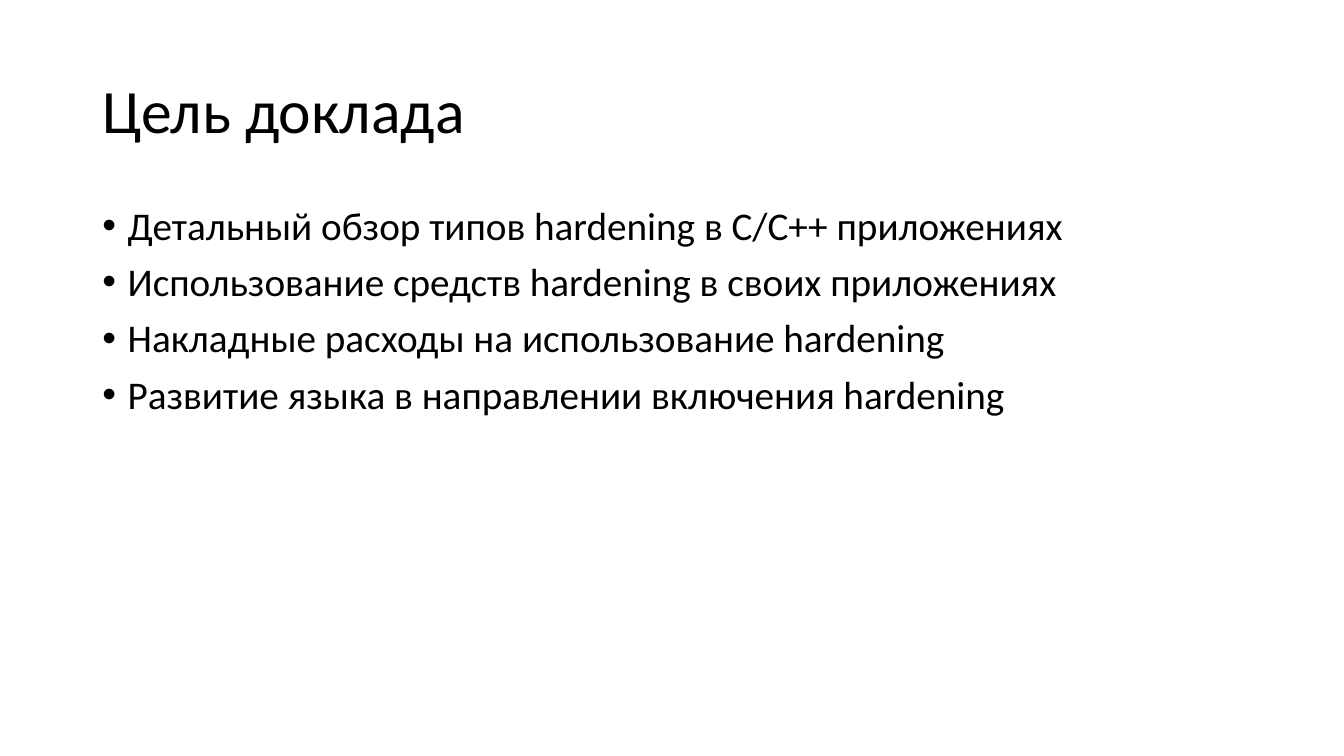
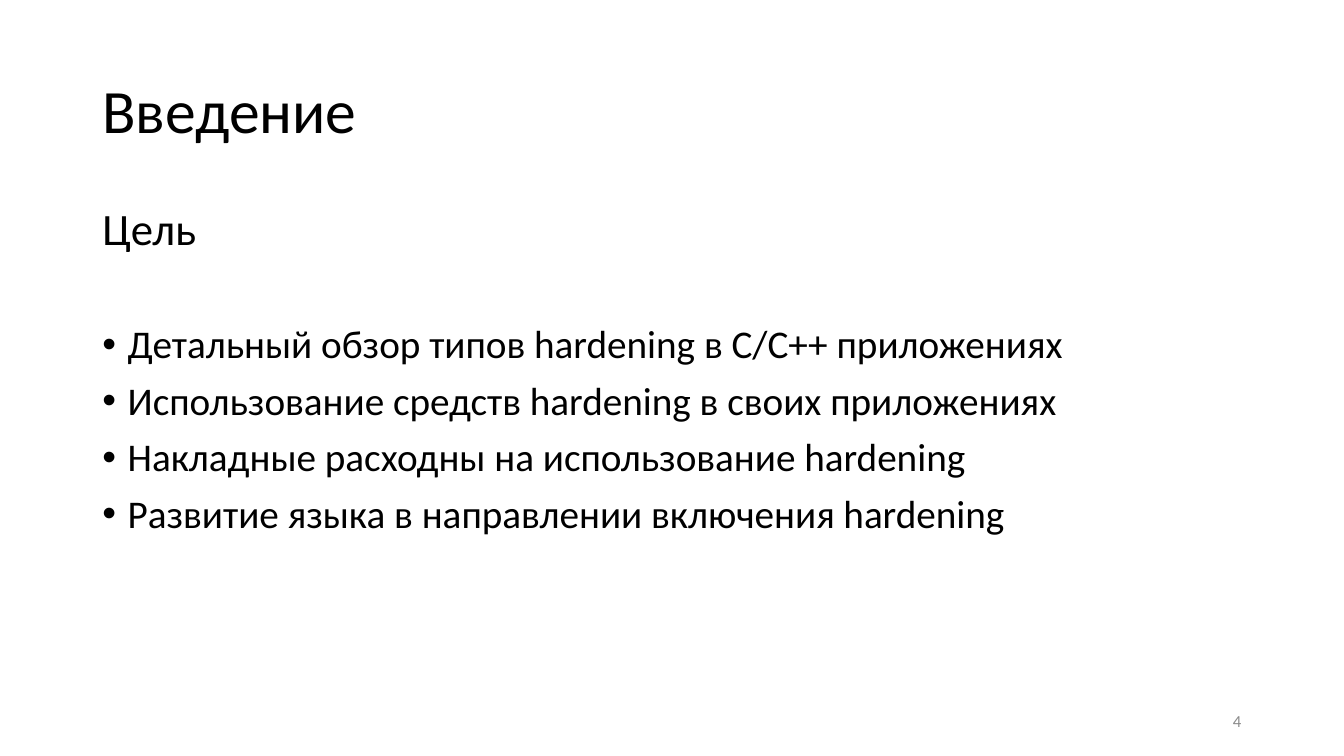
Before and after one commit to yugr/slides, a slide deck: slide 4 of CppZeroCost/2025/Rusyaev/hardening_v1.pptx. Drawn at 1344x756 pixels with LibreOffice and Linux fonts; fonts in the diff are those of the drawing. Boxes give left, top, right and bottom in pixels: in the first picture for what was removed or moved away, otherwise in the second. Text is boxed around its words. In the diff, an @@ line names an element or a change of style, - is before the commit and + after.

```diff
--- a/CppZeroCost/2025/Rusyaev/hardening_v1.pptx
+++ b/CppZeroCost/2025/Rusyaev/hardening_v1.pptx
@@ title at (102, 93, 356, 143): text changed @@
-Цель доклада
+Введение
@@ text at (102, 216, 196, 252): paragraph added @@
+Цель
@@ text at (128, 443, 965, 478): text changed @@
-• Накладные расходы на использование hardening
+• Накладные расходны на использование hardening
@@ page number added at (1233, 716, 1241, 727), 12 pt, text #8C8C8C @@
+4
```
Also in this commit, not shown: 27 other slides changed, 2 slides added, 1 other file.
